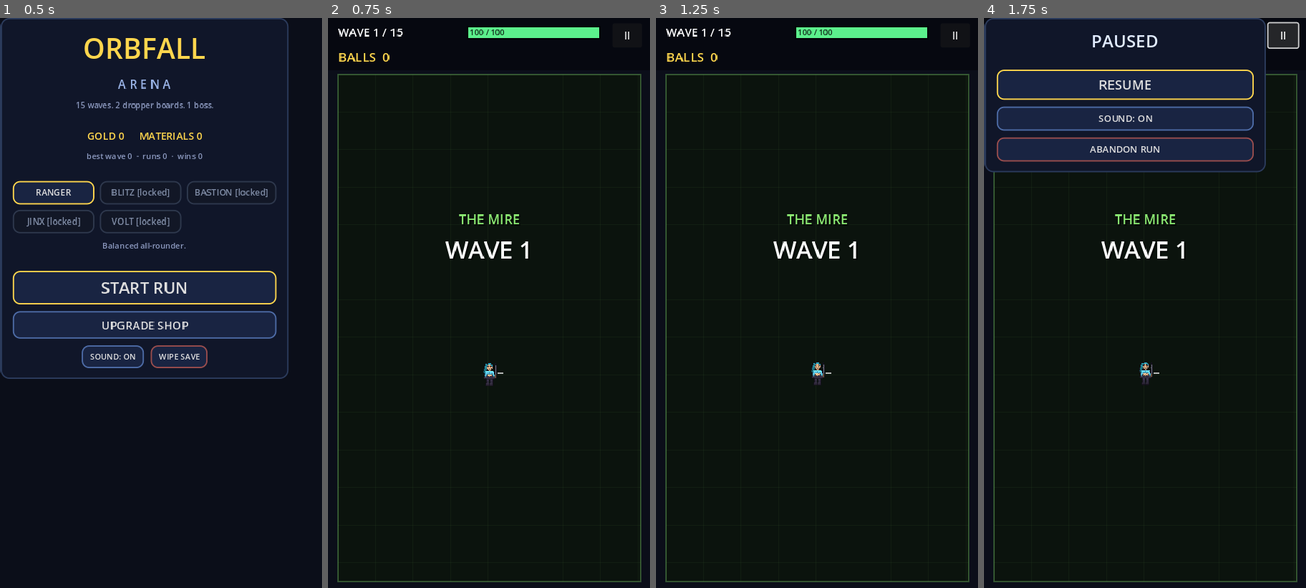
Above: before the commit, frames 1-4 (left to right).
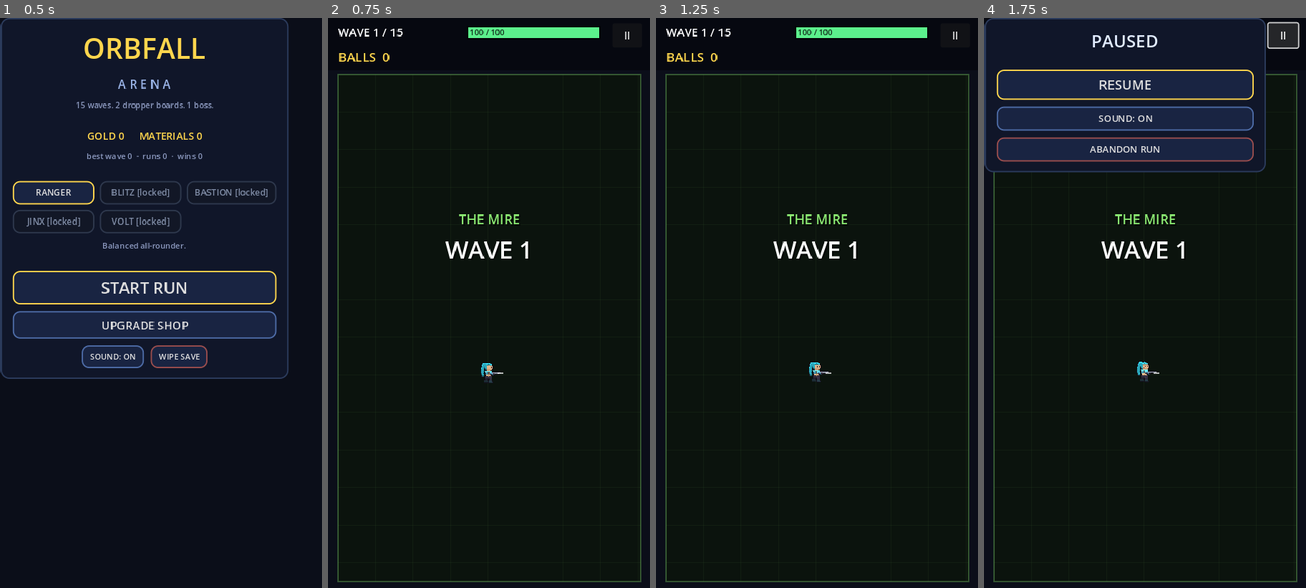
Above: after the commit, the same moments.

Repository: mmfoodchicks/ball-dropper
Game: Godot game, scene res://main.tscn
Two runs of this game, one before a commit and one after it. Both use one fixed random seed, a clock stepped at 60 frames per second and the inputs below.
Inputs:
- Up to frame 1 (0.5 s): no input
- Up to frame 2 (0.75 s): click "START RUN" at 0.5 s
- Up to frame 3 (1.25 s): no input
- Up to frame 4 (1.75 s): click "II" at 1.25 s

Frame 1 is identical in both runs. In frame 2, 0.1% of the frame differs, in the area x 47-54%, y 60-65%; in frame 3, 0.1%; in frame 4, 0.1%.

Commit message:
feat: chunky-hero character style with 3/4 action poses and aim-facing flip
Restyle the five playables toward the chunky character-pack direction:
3/4-view figures facing right in action stances (levelled rifle, dagger
lunge, braced shield with shouldered sword, coin toss, planted orb
staff), big hair masses shaded with a bright band that follows the top
of the silhouette, and simple 1x2 dark-pixel eyes on a lit face instead
of anatomical features. All five share one rig (head, eye line, torso,
leg stance) so the cast stays uniform. hero.gd now mirrors the sprite
to face the aim direction, latched on clear horizontal aim so vertical
aiming doesn't flicker.

Co-Authored-By: Claude Fable 5 <noreply@anthropic.com>
Claude-Session: https://claude.ai/code/session_01X8QB52Vpk6EtUcCCLmY2pY

Diff:
--- a/src/combat/hero.gd
+++ b/src/combat/hero.gd
@@ -19,6 +19,7 @@
 var _no_dmg_t := 99.0
 var _tex: Texture2D = null
 var _anim_t := 0.0
+var _flip := false
 
 
 func _ready() -> void:
@@ -62,6 +63,10 @@
 		_aim = (predicted - position).normalized()
 	elif moving:
 		_aim = move_dir.normalized()
+	# Latch sprite facing only on a clear horizontal aim, so aiming straight
+	# up/down doesn't flicker the flip.
+	if absf(_aim.x) > 0.2:
+		_flip = _aim.x < 0.0
 
 	# Auto-fire while any target exists (or when manually aiming).
 	var want_fire := target != null or manual_aim.length() > 0.2
@@ -129,13 +134,18 @@
 	if iframes > 0.0:
 		a = 0.45 + 0.4 * sin(iframes * 40.0)
 	if _tex != null:
-		# Char art is a 48px canvas shown at ~37px, so faces keep
-		# more texels per screen pixel than the enemy sprites.
-		var side := _tex.get_width() / 4.0 * 0.78
+		# Char art is a 48px canvas whose figure fills ~38px, drawn oversized
+		# so faces keep more texels per screen pixel than the enemy sprites.
+		# Art faces right; mirror it to follow the aim.
+		var side := _tex.get_width() / 4.0 * 0.85
 		var bob := sin(_anim_t * 5.0) * 1.1
+		if _flip:
+			draw_set_transform(Vector2.ZERO, 0.0, Vector2(-1.0, 1.0))
 		draw_texture_rect(
 			_tex, Rect2(-side * 0.5, -side * 0.5 + bob, side, side), false, Color(1, 1, 1, a)
 		)
+		if _flip:
+			draw_set_transform(Vector2.ZERO, 0.0, Vector2.ONE)
 	else:
 		draw_circle(Vector2.ZERO, radius() + 4.0, Color(0.35, 0.85, 1.0, 0.14 * a))
 		draw_circle(Vector2.ZERO, radius(), Color(0.35, 0.85, 1.0, a))
Binary file changed: assets/sprites/char_bastion.png
Binary file changed: assets/sprites/char_blitz.png
Binary file changed: assets/sprites/char_jinx.png
Binary file changed: assets/sprites/char_ranger.png
Binary file changed: assets/sprites/char_volt.png
Binary file changed: assets/sprites/sheet_preview.png
Not shown, changed: README.md
Not shown, changed: tools/make_sprites.py
